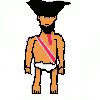
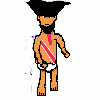
Layered file, before and after one edit (100px x 100px). Changes by layer:
painted on "Background" over left=23, top=34, right=71, bottom=96
